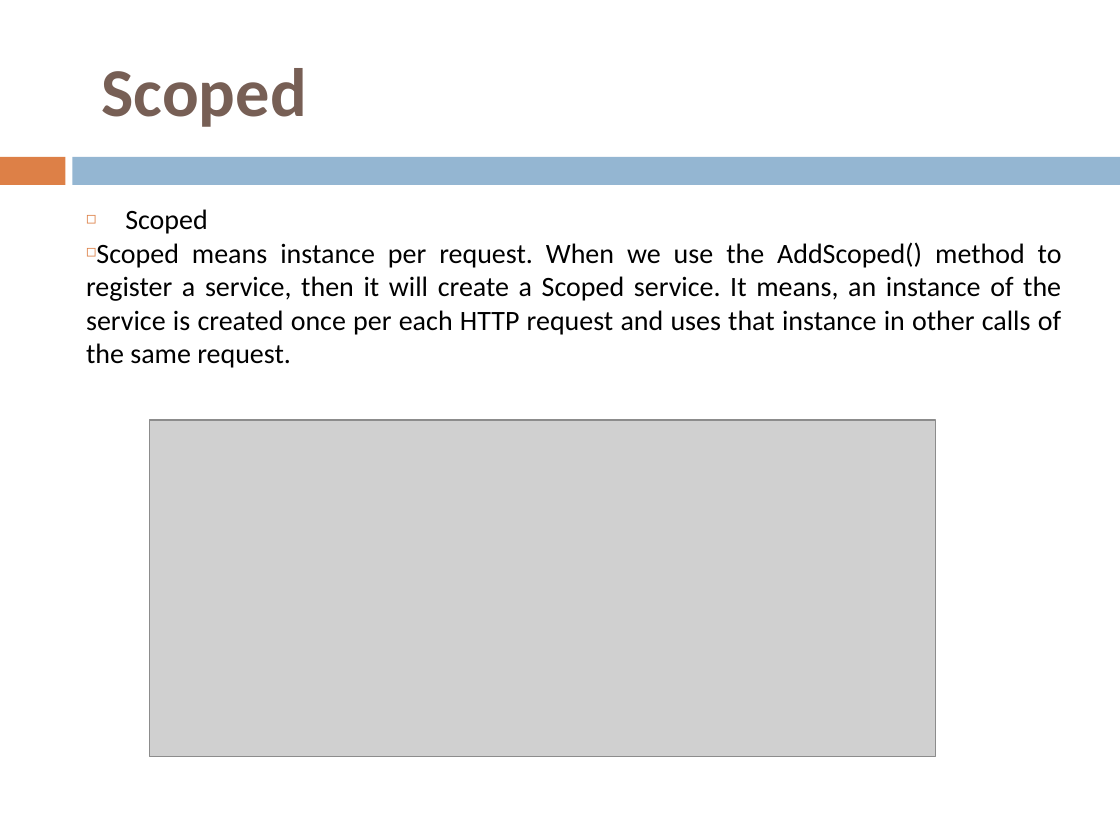
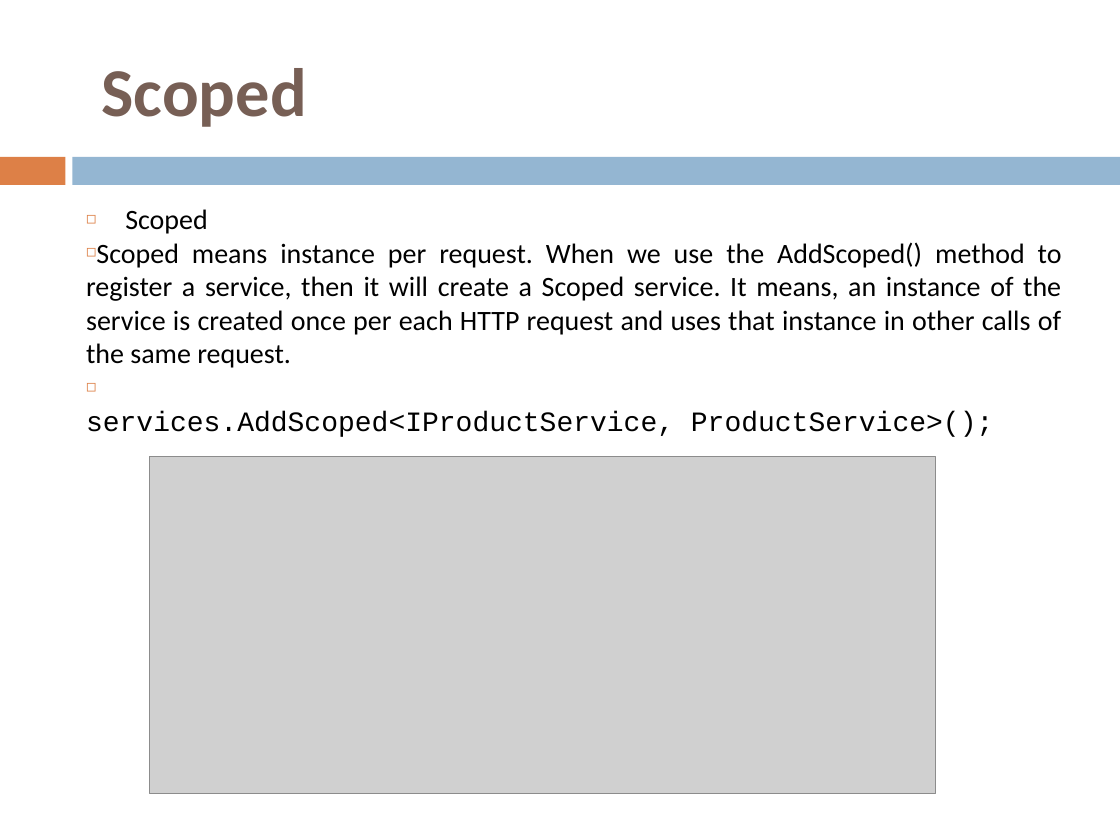
Before and after one commit to sandotnet/Iprime-batch1, a slide deck: slide 9 of Asp.net Core/PPT/DependencyInjection.pptx. Drawn at 1120x840 pixels with LibreOffice and Linux fonts; fonts in the diff are those of the drawing; grey boxes stand for pictures. Boxes give left, top, right and bottom in pixels: in the first picture for what was removed or moved away, otherwise in the second. Text is boxed around its words. In the diff, an @@ line names an element or a change of style, - is before the commit and + after.

```diff
--- a/Asp.net Core/PPT/DependencyInjection.pptx
+++ b/Asp.net Core/PPT/DependencyInjection.pptx
@@ text at [86, 411, 993, 437]: paragraph added @@
+◻ services.AddScoped<IProductService, ProductService>();
@@ picture: place and size @@
-picture at [149, 420, 935, 757]
+picture at [149, 457, 935, 794]
```
Also in this commit, not shown: 1 other slide changed, 20 other files.
